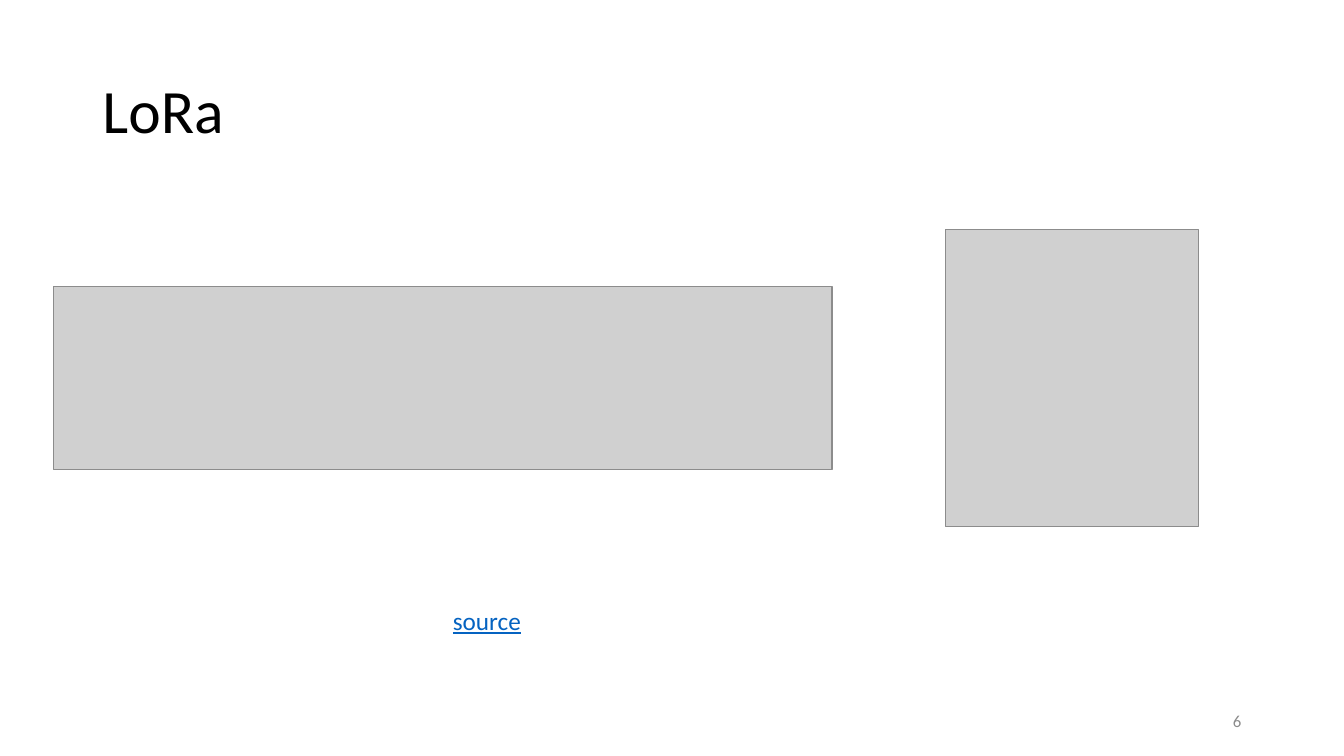
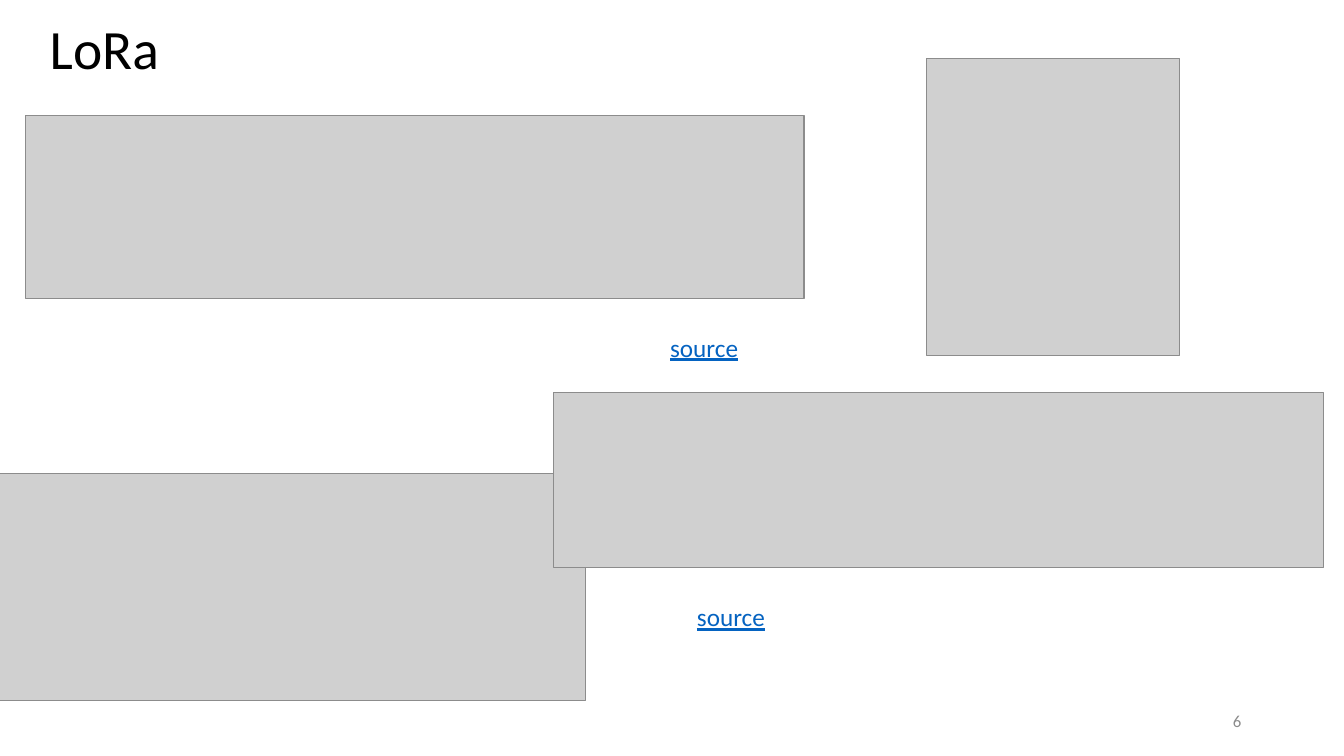
Before and after one commit to omroot/d2l_pytorch, a slide deck: slide 6 of mylearnings/mylecturenotes/FinGPT.pptx. Drawn at 1344x756 pixels with LibreOffice and Linux fonts; fonts in the diff are those of the drawing; grey boxes stand for pictures. Boxes give left, top, right and bottom in pixels: in the first picture for what was removed or moved away, otherwise in the second. Text is boxed around its words. In the diff, an @@ line names an element or a change of style, - is before the commit and + after.

Commit message:
FinGPT presentation

```diff
--- a/mylearnings/mylecturenotes/FinGPT.pptx
+++ b/mylearnings/mylecturenotes/FinGPT.pptx
@@ title "LoRa": place and size @@
-title "LoRa" at [102, 93, 223, 134]
+title "LoRa" at [50, 33, 159, 70]
@@ title "LoRa" at [50, 33, 159, 70]: size 44 to 39.6 pt @@
@@ picture: place and size @@
-picture at [946, 230, 1199, 526]
+picture at [927, 58, 1180, 355]
@@ picture: place and size @@
-picture at [53, 286, 832, 470]
+picture at [26, 115, 805, 298]
@@ text "source": place and size @@
-text "source" at [453, 617, 521, 634]
+text "source" at [670, 344, 738, 361]
@@ picture added at [554, 393, 1324, 569] @@
@@ picture added at [0, 473, 586, 701] @@
@@ text added at [697, 613, 765, 631], 18 pt, text #0563C1, underline @@
+source
```
